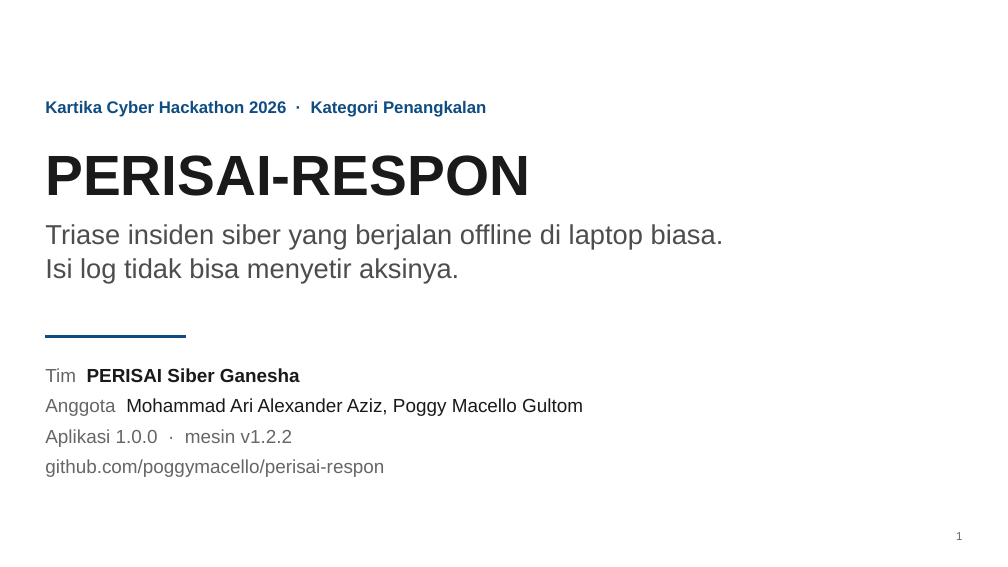
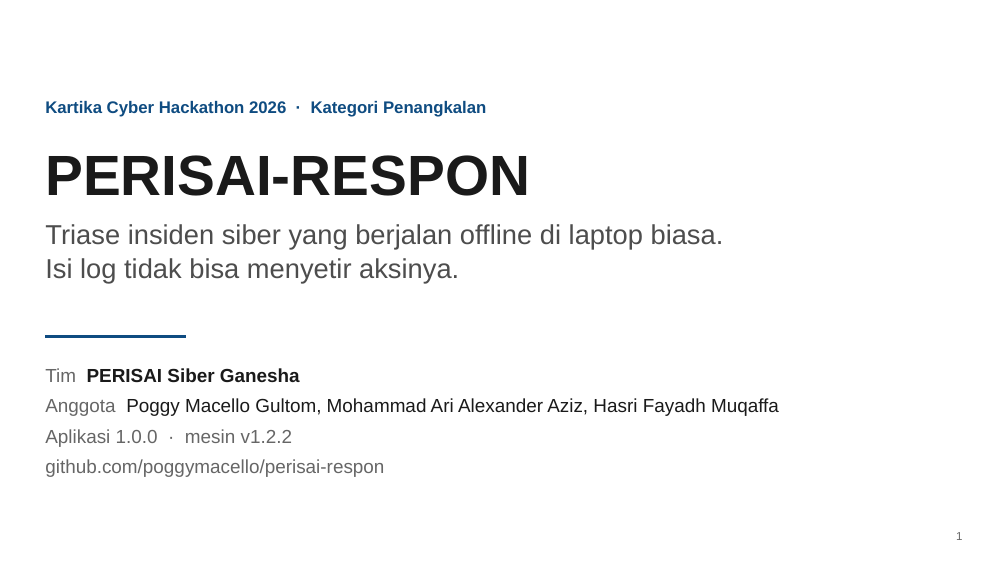
Before and after one commit to poggymacello/perisai-respon, a slide deck: slide 1 of aset_kirim/slide/PERISAI-RESPON_Slide_Teknis.pptx. Drawn at 1008x567 pixels with LibreOffice and Linux fonts; fonts in the diff are those of the drawing. Boxes give left, top, right and bottom in pixels: in the first picture for what was removed or moved away, otherwise in the second. Text is boxed around its words. In the diff, an @@ line names an element or a change of style, - is before the commit and + after.

```diff
--- a/aset_kirim/slide/PERISAI-RESPON_Slide_Teknis.pptx
+++ b/aset_kirim/slide/PERISAI-RESPON_Slide_Teknis.pptx
@@ text at [45,398,779,416]: text changed @@
-Anggota Mohammad Ari Alexander Aziz, Poggy Macello Gultom
+Anggota Poggy Macello Gultom, Mohammad Ari Alexander Aziz, Hasri Fayadh Muqaffa
```
Also in this commit, not shown: 12 other slides changed, 38 other files.
